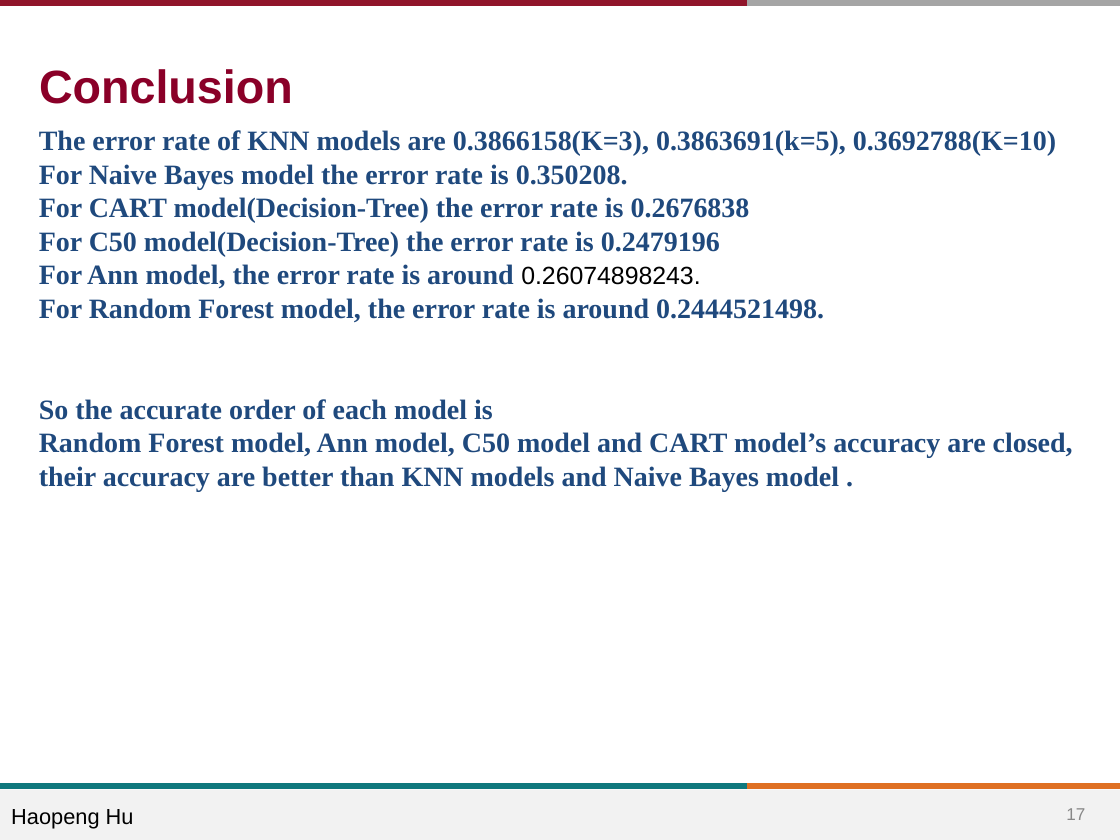
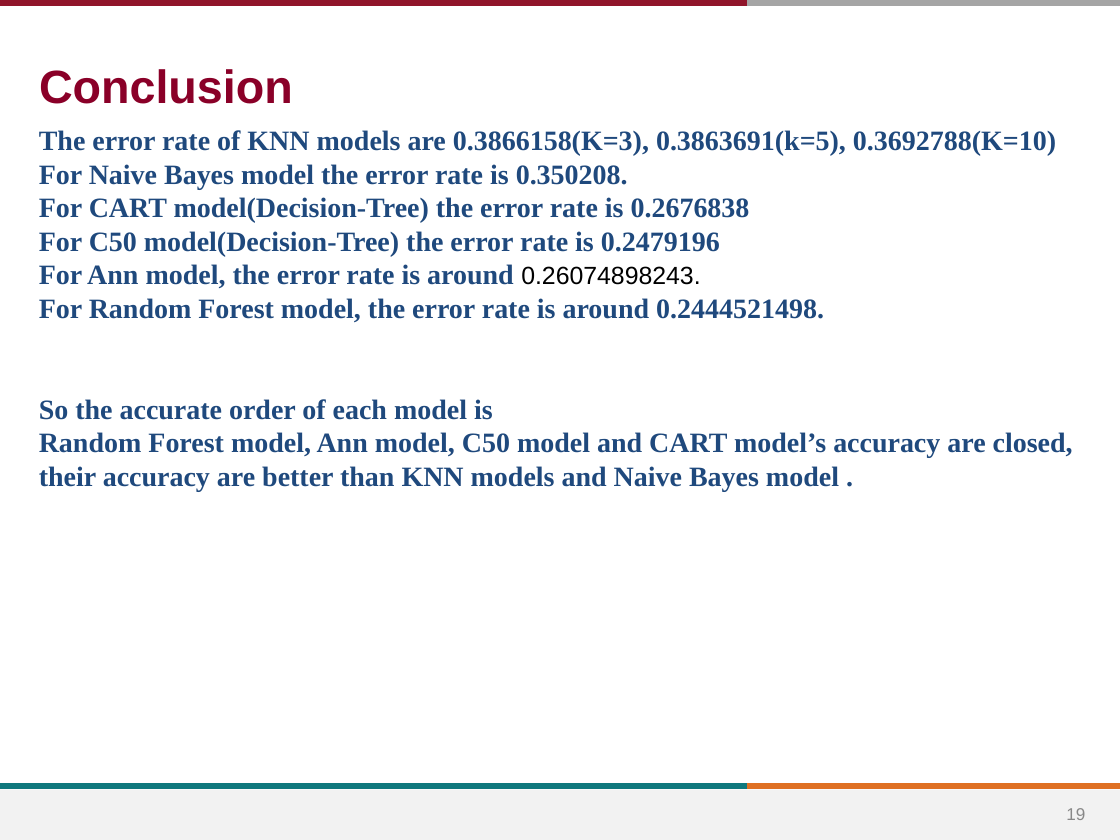
Before and after one commit to BIGBOSS-FOX/CS-513-Final-Project-Job-Termination-Classification, a slide deck: slide 19 of Final_Project DaoyuanChen_ HaopengHU.pptx (slide 17 before the commit). Drawn at 1120x840 pixels with LibreOffice and Linux fonts; fonts in the diff are those of the drawing; background and template pictures are left out. Boxes give left, top, right and bottom in pixels: in the first picture for what was removed or moved away, otherwise in the second. Text is boxed around its words. In the diff, an @@ line names an element or a change of style, - is before the commit and + after.

```diff
--- a/Final_Project DaoyuanChen_ HaopengHU.pptx
+++ b/Final_Project DaoyuanChen_ HaopengHU.pptx
@@ text removed at (x1=11, y1=809, x2=134, y2=829) @@
-Haopeng Hu
@@ page number at (x1=1066, y1=808, x2=1085, y2=820): text changed @@
-17
+19
```
Also in this commit, not shown: 16 other slides changed, 2 slides added, 1 other file.
